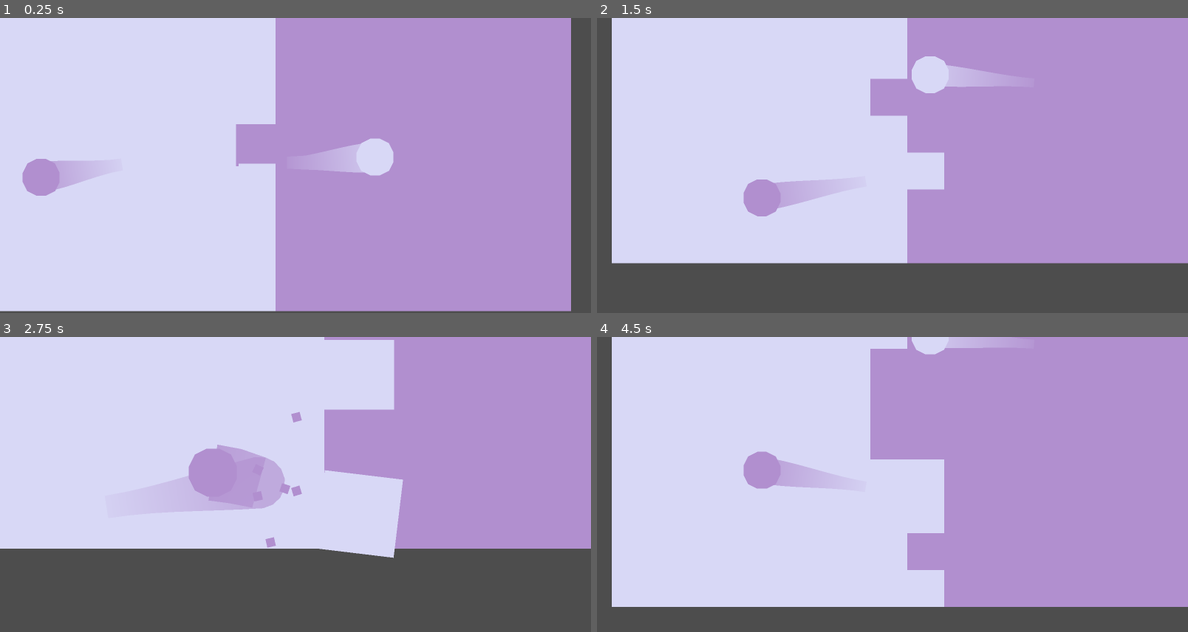
Above: before the commit, frames 1-4 (two rows, left to right).
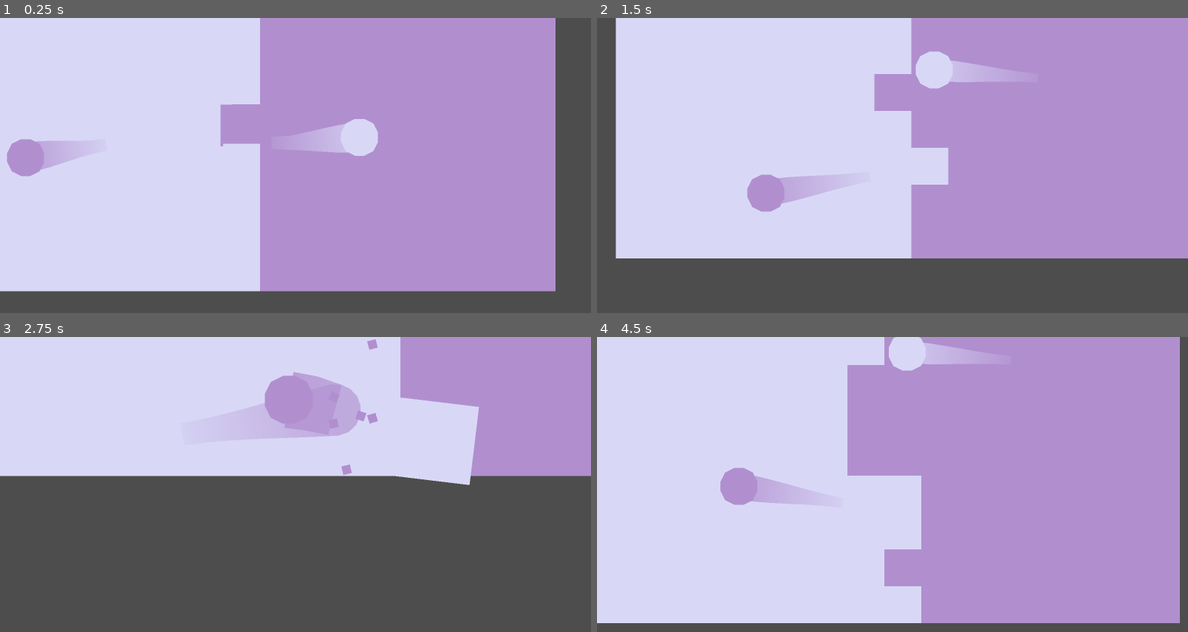
Above: after the commit, the same moments.

Repository: Nrojt/HHS-Game-Dev-Minor
Game: Godot game, scene res://game/game.tscn
The game is run twice, just before and just after one commit, with the same random seed, the same clock (stepped at 60 frames per second) and the same inputs.
Inputs:
- Up to frame 1 (0.25 s): no input
- Up to frame 2 (1.5 s): no input
- Up to frame 3 (2.75 s): no input
- Up to frame 4 (4.5 s): no input

The runs differ from the first frame. In frame 1, 16% of the frame differs, in the area x 0-97%, y 0-100%; in frame 2, 4.3%; in frame 3, 35%, in the area x 0-100%, y 0-75%; in frame 4, 17%.

Commit message:
feat: e&s 1 + 2 export presets fix: made ball trauma more intense

Diff:
--- a/e&s-gold-2-bouncy/ball/ball.gd
+++ b/e&s-gold-2-bouncy/ball/ball.gd
@@ -25,7 +25,7 @@
 @export_group("camera")
 @export var effect_camera: EffectCamera
 
-@export_range(0.1, 1.0) var tile_collision_trauma: float = 0.5
+@export_range(0.1, 1.0) var tile_collision_trauma: float = 1.0
 @export_range(0.1, 1.0) var tile_collision_zoom: float = 0.12
 
 var _last_trail_pos: Vector2
Not shown, added: e&s-gold-2-bouncy/export_presets.cfg
Not shown, added: e&s-gold-1/export_presets.cfg
